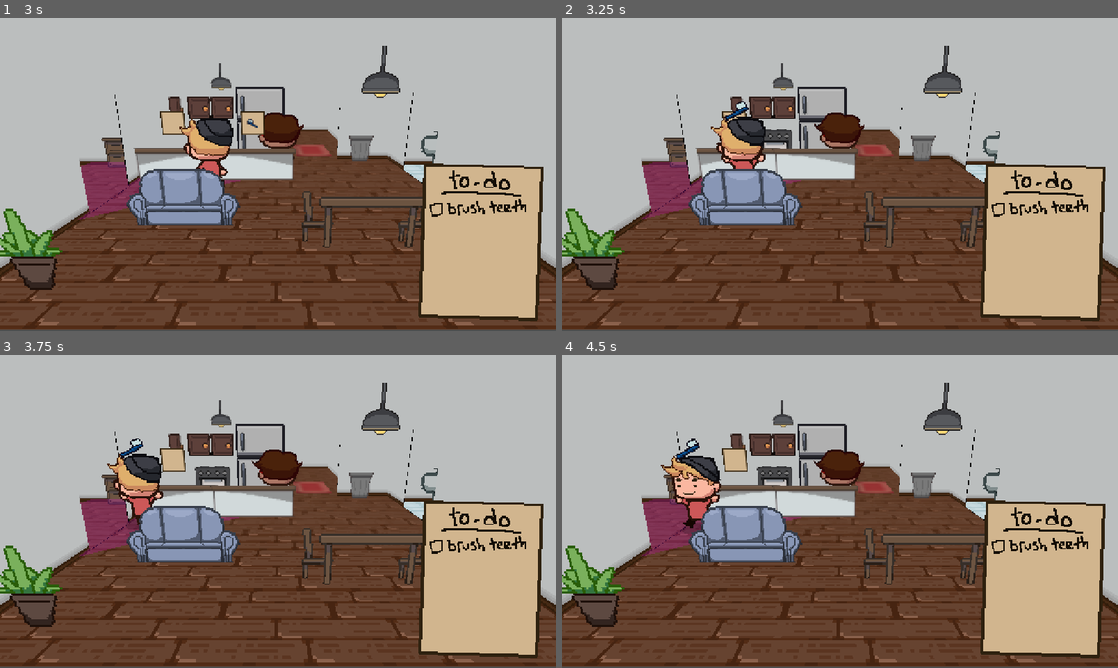
Above: before the commit, frames 1-4 (two rows, left to right).
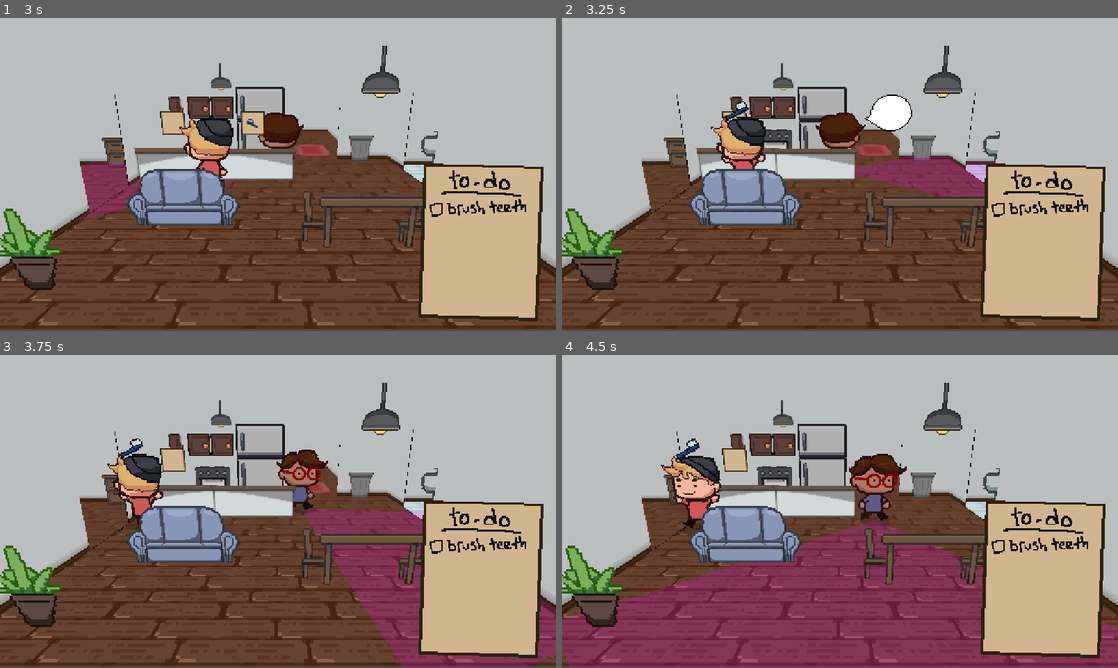
Above: after the commit, the same moments.

Repository: geekazodium/RIT-Halloween-Game-Jam-2025
Game: Godot game, scene res://menu/menu.tscn
Same seed, same stepped clock (60 frames per second), same inputs: the game is played once before the commit and once after it. The engine's default icon, where the game draws it, is replaced by a stand-in: a white triangle on a blue panel in a dark square.
Inputs (mouse positions are in pixels of both pictures, inside the frame that each line leads up to):
- Up to frame 1 (3 s): click (278, 202) at 0.5 s; move the mouse to (250, 237) at 1.27 s; hold Space (interact) 1.28-2.03 s; hold W (move_up) 1.28-2.78 s; move the mouse to (444, 221) at 2.02 s; tap Space (interact) at 2.1 s; move the mouse to (111, 127) at 2.77 s; hold A (move_left) from 2.78 s (still down); hold Space (interact) from 2.78 s (still down)
- Up to frame 2 (3.25 s): keep holding A (move_left); keep holding Space (interact)
- Up to frame 3 (3.75 s): keep holding A (move_left); move the mouse to (305, 511) at 3.52 s; release Space (interact) at 3.53 s; tap Space (interact) at 3.6 s
- Up to frame 4 (4.5 s): move the mouse to (756, 433) at 4.27 s; release A (move_left) at 4.28 s; hold S (move_down) from 4.28 s (still down); hold Space (interact) from 4.28 s (still down)

Frame 1 is identical in both runs. In frame 2, 4.4% of the frame differs, in the area x 14-78%, y 24-65%; in frame 3, 9.1%; in frame 4, 28%, in the area x 0-100%, y 30-100%.

Commit message:
win/loss screens

Diff:
--- a/roommate/player_detection_radius.gd
+++ b/roommate/player_detection_radius.gd
@@ -51,9 +51,8 @@
 	if bubble.visible:
 		bubble.get_child(0).global_position = bubble.global_position + Vector3(0,0,.01)
 		bubble.get_child(0).modulate.a = suspicion / MAX_SUS
-	print(suspicion)
 	if self.suspicion > MAX_SUS:
-		get_tree().change_scene_to_file("res://menu/menu.tscn") #change to lose screen "You've been caught!"
+		get_tree().change_scene_to_file("res://win-lose-screens/lose_screen.tscn") #change to lose screen
 
 func _check_line_of_sight(body: PhysicsBody3D) -> bool:
 	if self.is_colliding_with_suspicious_body(body.global_position - Vector3.UP * .3):
--- a/roommate/roommate_exit_area.gd
+++ b/roommate/roommate_exit_area.gd
@@ -15,7 +15,7 @@
 func on_game_end(seconds_late: float) -> void:
 	var tree: SceneTree = self.get_tree();
 	tree.set_block_signals(true);
-	tree.change_scene_to_file("res://menu/menu.tscn");
+	tree.change_scene_to_file("res://win-lose-screens/win_screen.tscn");
 	tree.set_block_signals(false);
 
 func _physics_process(delta: float) -> void:
--- a/rooms/kitchen.tscn
+++ b/rooms/kitchen.tscn
@@ -75,7 +75,6 @@
 
 [node name="wall3" parent="CSGCombiner3D" index="3"]
 transform = Transform3D(-1, 0, -8.742278e-08, 0, 1, 0, 8.742278e-08, 0, -1, 0, 0, 2.5)
-visible = false
 size = Vector3(5, 2, 0.01)
 material = SubResource("StandardMaterial3D_rxrga")
 
@@ -132,6 +131,7 @@
 [node name="Item" parent="counter2" index="3" instance=ExtResource("10_x6u10")]
 transform = Transform3D(-1, 0, 8.742278e-08, 0, 1, 0, -8.742278e-08, 0, -1, 0, 0, 0)
 key = &"toothbrush"
+suspicious_val = 1
 
 [node name="counter" parent="." index="11" instance=ExtResource("10_53nl4")]
 transform = Transform3D(1, 0, 0, 0, 1, 0, 0, 0, 1, -1.773, -0.69940054, -0.9)
--- /dev/null
+++ b/win-lose-screens/lose_screen.gd
@@ -0,0 +1,9 @@
+extends Control
+var can_click = false
+func _input(event):
+	if can_click:
+		get_tree().change_scene_to_file("res://menu/menu.tscn")
+
+
+func _on_timer_timeout() -> void:
+	can_click = true
--- /dev/null
+++ b/win-lose-screens/lose_screen.tscn
@@ -0,0 +1,24 @@
+[gd_scene load_steps=3 format=3 uid="uid://cry0xfxtv4vh2"]
+
+[ext_resource type="Texture2D" uid="uid://2yde8yp002sl" path="res://win-lose-screens/lose_screen.png" id="1_2nexd"]
+[ext_resource type="Script" uid="uid://b2sysfluxo45g" path="res://win-lose-screens/lose_screen.gd" id="1_gp1o1"]
+
+[node name="LoseScreen" type="Control"]
+layout_mode = 3
+anchors_preset = 15
+anchor_right = 1.0
+anchor_bottom = 1.0
+grow_horizontal = 2
+grow_vertical = 2
+script = ExtResource("1_gp1o1")
+
+[node name="Loss" type="TextureRect" parent="."]
+layout_mode = 0
+offset_right = 1280.0
+offset_bottom = 720.0
+texture = ExtResource("1_2nexd")
+
+[node name="Timer" type="Timer" parent="."]
+autostart = true
+
+[connection signal="timeout" from="Timer" to="." method="_on_timer_timeout"]
--- /dev/null
+++ b/win-lose-screens/win_screen.tscn
@@ -0,0 +1,23 @@
+[gd_scene load_steps=3 format=3 uid="uid://c67qrq142gjnr"]
+
+[ext_resource type="Script" uid="uid://b2sysfluxo45g" path="res://win-lose-screens/lose_screen.gd" id="1_rmbqy"]
+[ext_resource type="Texture2D" uid="uid://bv3qivyq8vdc4" path="res://win-lose-screens/win screen.png" id="2_luevi"]
+
+[node name="WinScreen" type="Control"]
+layout_mode = 3
+anchors_preset = 15
+anchor_right = 1.0
+anchor_bottom = 1.0
+grow_horizontal = 2
+grow_vertical = 2
+script = ExtResource("1_rmbqy")
+
+[node name="Win" type="TextureRect" parent="."]
+layout_mode = 0
+offset_right = 1280.0
+offset_bottom = 720.0
+texture = ExtResource("2_luevi")
+
+[node name="Timer" type="Timer" parent="."]
+
+[connection signal="timeout" from="Timer" to="." method="_on_timer_timeout"]
Not shown: 3 places in rooms/kitchen.tscn that only renumber resources
Not shown, added: win-lose-screens/lose_screen.gd.uid
Binary file added: win-lose-screens/lose_screen.png
Not shown, added: win-lose-screens/lose_screen.png.import
Binary file added: win-lose-screens/win screen.png
Not shown, added: win-lose-screens/win screen.png.import
